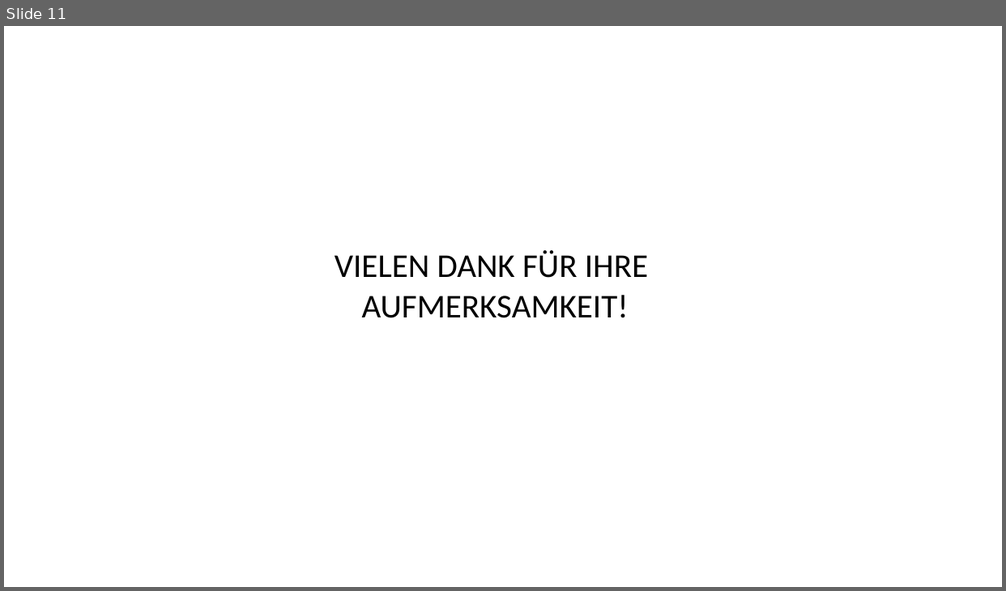
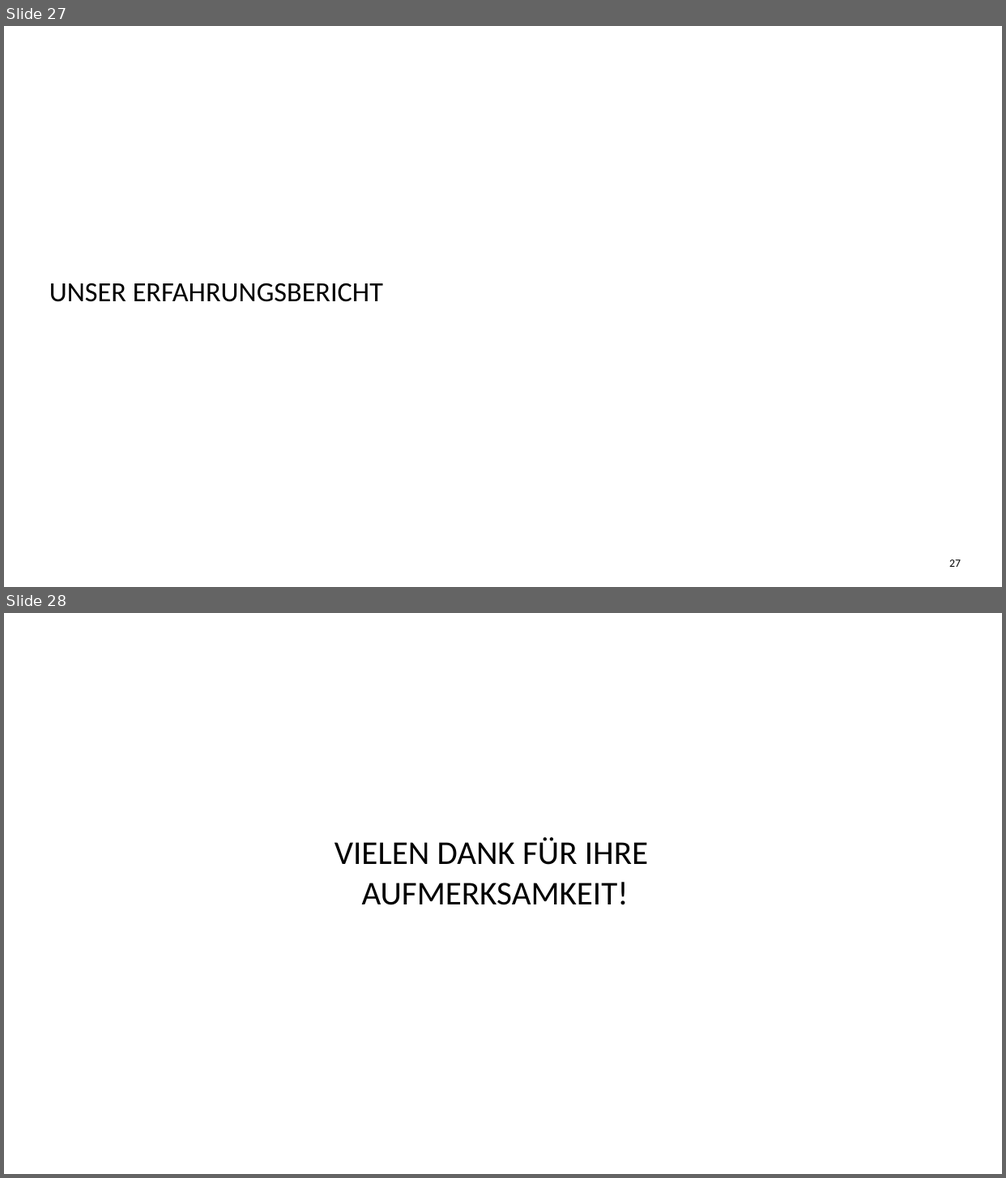
Before and after one commit to Elinuschka/H-DSkript, a slide deck: Candidate Accessment System.pptx. Shown one above the other, each under a label of ours: slide 11 before the commit, slides 27 and 28 after it. The pictures are 1006x591 and 1006x1178 pixels, drawn with LibreOffice and Linux fonts; fonts in the diff are those of the drawing; background and template pictures are left out. Boxes give left, top, right and bottom in pixels: in the first picture for what was removed or moved away, otherwise in the second. Text is boxed around its words. In the diff, an @@ line names an element or a change of style, - is before the commit and + after.

```diff
--- a/Candidate Accessment System.pptx
+++ b/Candidate Accessment System.pptx
@@ slide 27 added at box(4, 26, 1002, 587), background #FFFFFF @@
@@ title added at box(49, 283, 383, 302), 20 pt, text #000000 @@
+UNSER ERFAHRUNGSBERICHT
@@ page number added at box(949, 560, 961, 567), 8 pt, text #000000 @@
+27
@@ what was slide 11 is now slide 28 @@
```
Also in this commit, not shown: 2 slides changed, 23 other slides added, 7 slides removed.
